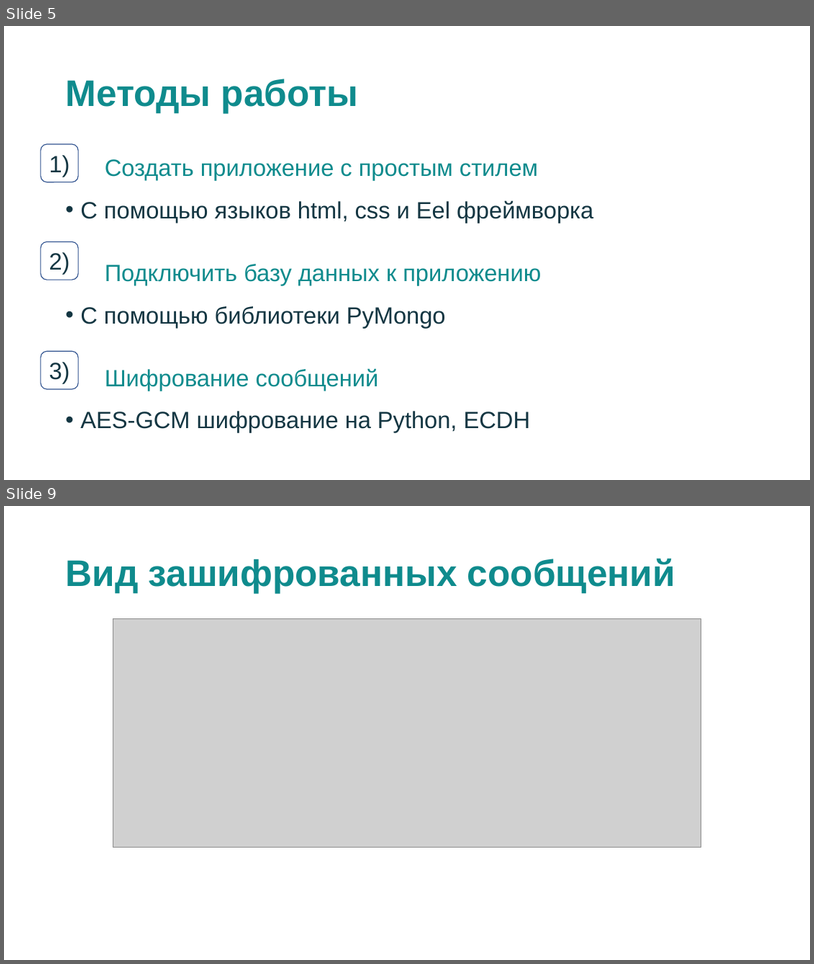
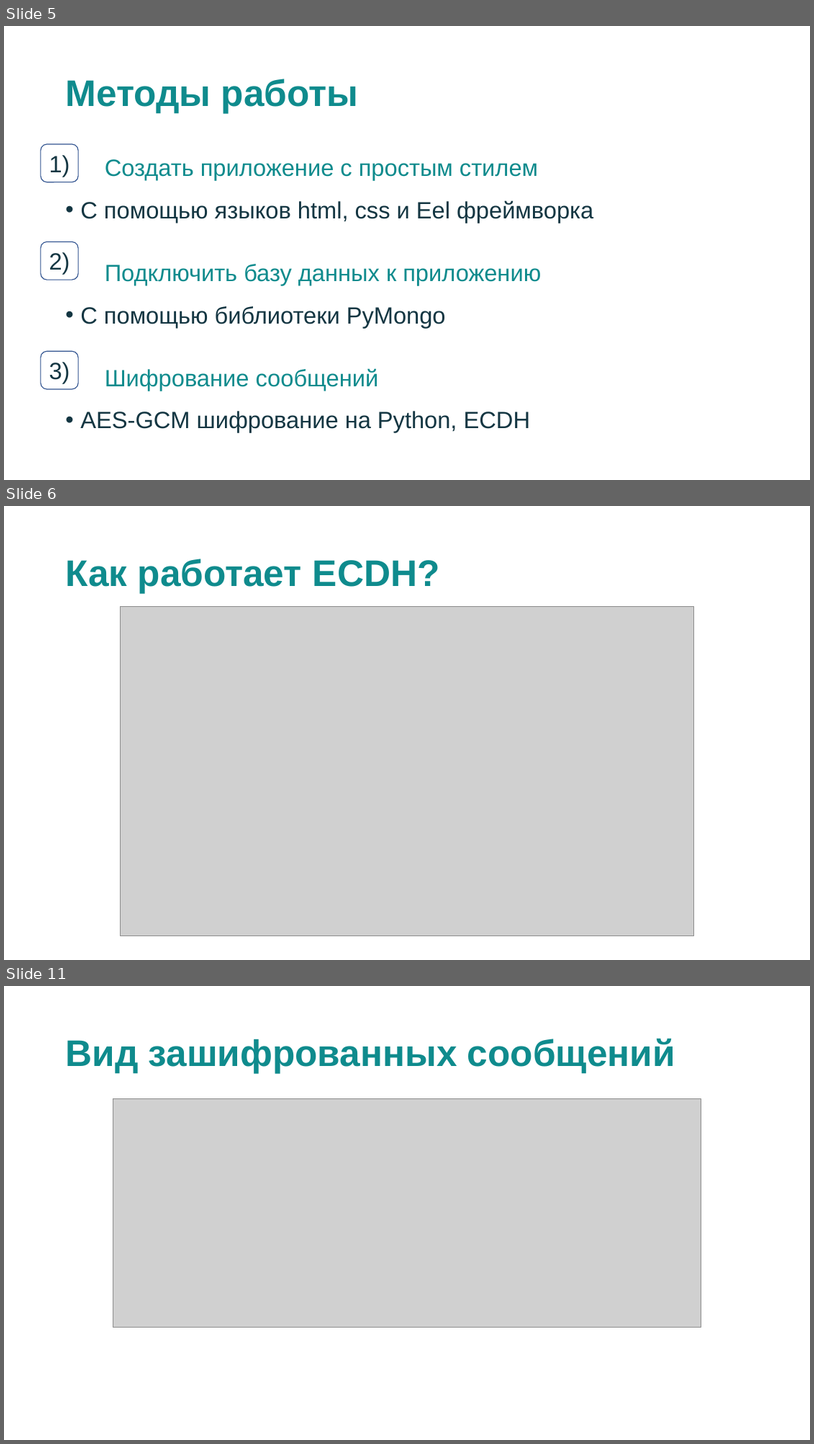
Before and after one commit to Nak1i1/Naki, a slide deck: Мессенджер Naki.pptx. Shown one above the other, each under a label of ours: slides 5 and 9 before the commit, slides 5, 6 and 11 after it; the slides between them are not shown. The pictures are 814x964 and 814x1444 pixels, drawn with LibreOffice and Linux fonts; fonts in the diff are those of the drawing; grey boxes stand for pictures. Boxes give left, top, right and bottom in pixels: in the first picture for what was removed or moved away, otherwise in the second. Text is boxed around its words. In the diff, an @@ line names an element or a change of style, - is before the commit and + after.

```diff
--- a/Мессенджер Naki.pptx
+++ b/Мессенджер Naki.pptx
@@ slide 6 added at [4,506,810,960], background #FFFFFF @@
@@ title added at [65,559,440,593], 44 pt, text #0F8B8D, bold @@
+Как работает ECDH?
@@ picture added at [120,606,695,936] @@
@@ what was slide 9 is now slide 11 @@
```
Also in this commit, not shown: 3 other slides added, 2 slides removed, 7 other files.
